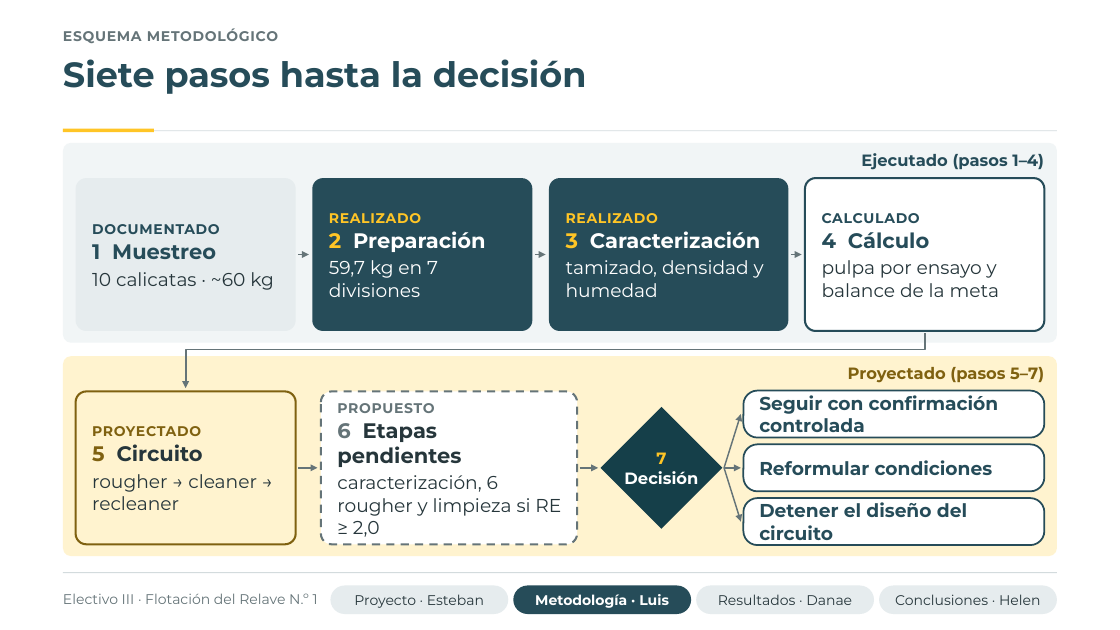
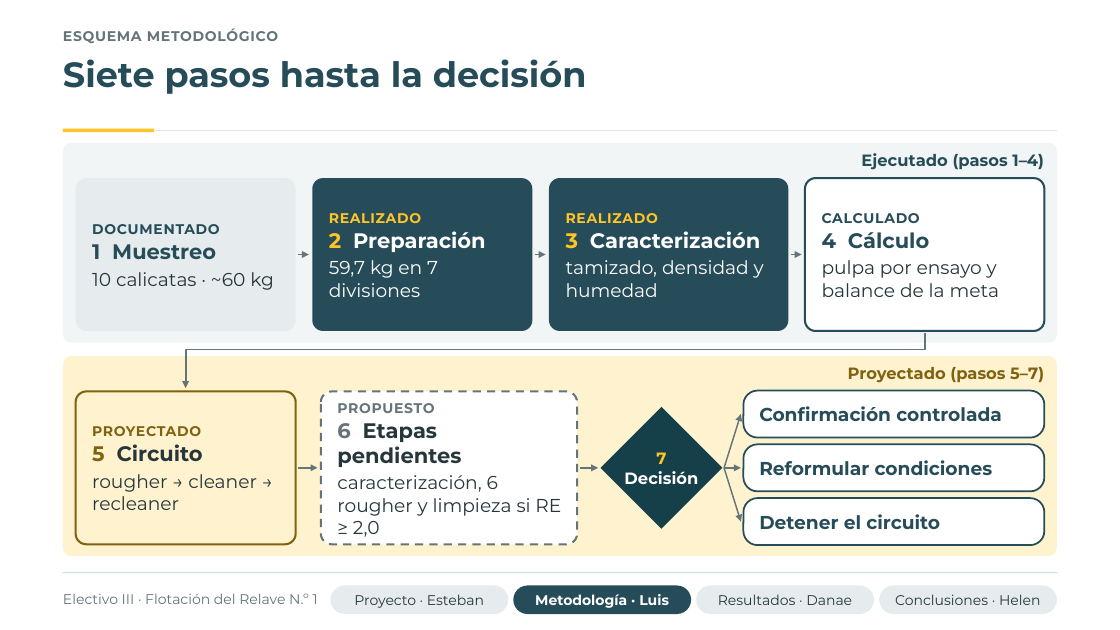
Before and after one commit to flakoks/juego-amigo-secreto, a slide deck: slide 8 of presentacion-tesis/presentacion_flotacion_relave.pptx. Drawn at 1120x630 pixels with LibreOffice and Linux fonts; fonts in the diff are those of the drawing; background and template pictures are left out. Boxes give left, top, right and bottom in pixels: in the first picture for what was removed or moved away, otherwise in the second. Text is boxed around its words. In the diff, an @@ line names an element or a change of style, - is before the commit and + after.

```diff
--- a/presentacion-tesis/presentacion_flotacion_relave.pptx
+++ b/presentacion-tesis/presentacion_flotacion_relave.pptx
@@ text in rounded rectangle at [759,406,1002,422]: text changed @@
-Seguir con confirmación controlada
+Confirmación controlada
@@ text in rounded rectangle at [759,514,940,529]: text changed @@
-Detener el diseño del circuito
+Detener el circuito
```
Also in this commit, not shown: 1 other slide changed.
